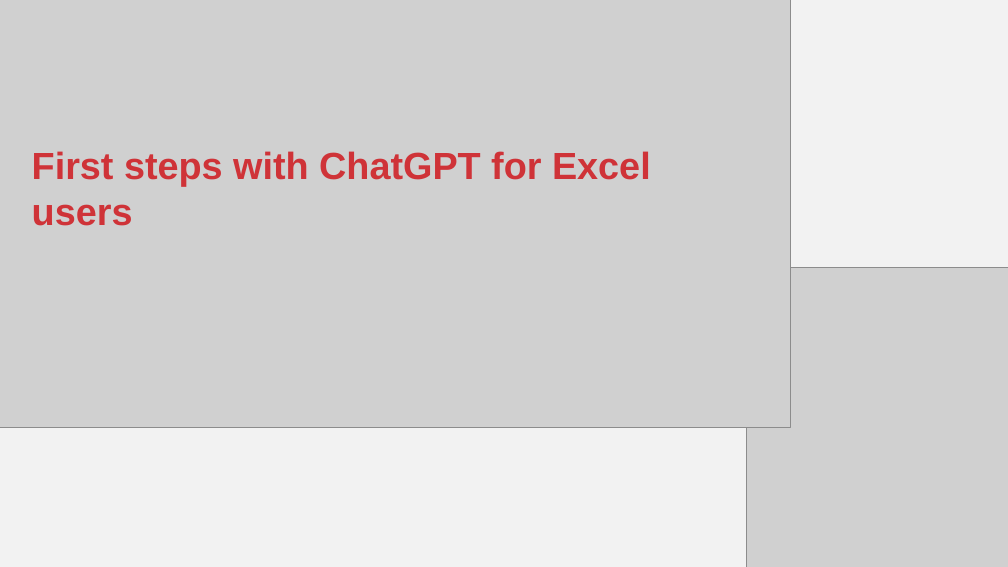
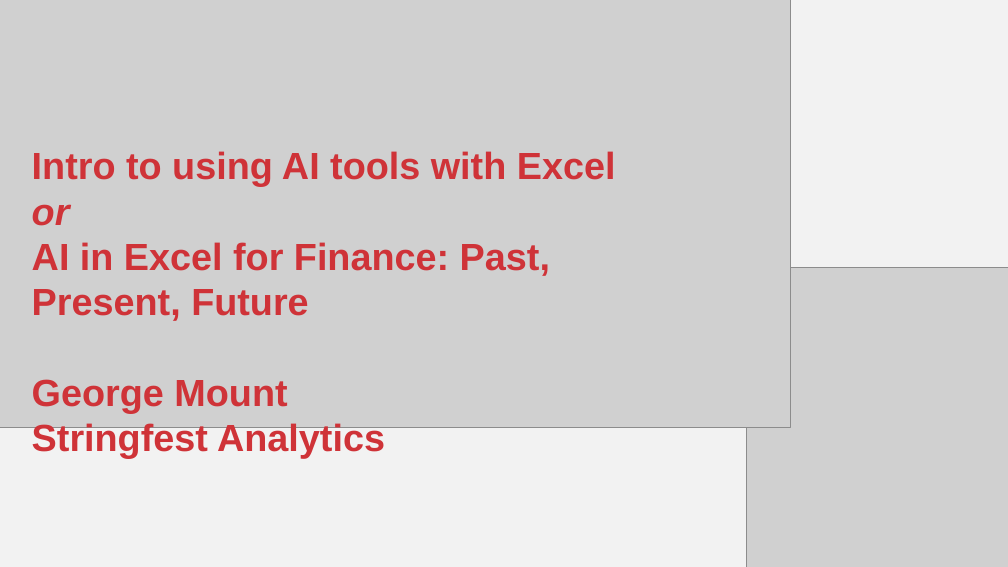
Before and after one commit to stringfestdata/meonske-2025, a slide deck: slide 1 of intro-to-ai-tools-with-excel/intro-to-ai-tools-with-excel.pptx. Drawn at 1008x567 pixels with LibreOffice and Linux fonts; fonts in the diff are those of the drawing; grey boxes stand for pictures. Boxes give left, top, right and bottom in pixels: in the first picture for what was removed or moved away, otherwise in the second. Text is boxed around its words. In the diff, an @@ line names an element or a change of style, - is before the commit and + after.

```diff
--- a/intro-to-ai-tools-with-excel/intro-to-ai-tools-with-excel.pptx
+++ b/intro-to-ai-tools-with-excel/intro-to-ai-tools-with-excel.pptx
@@ text at (32, 151, 616, 459): text changed @@
-First steps with ChatGPT for Excel users
+Intro to using AI tools with Excel
+or
+AI in Excel for Finance: Past, Present, Future
+George Mount
+Stringfest Analytics
```
Also in this commit, not shown: 2 other slides changed, 9 slides added, 2 slides removed, 9 other files.
